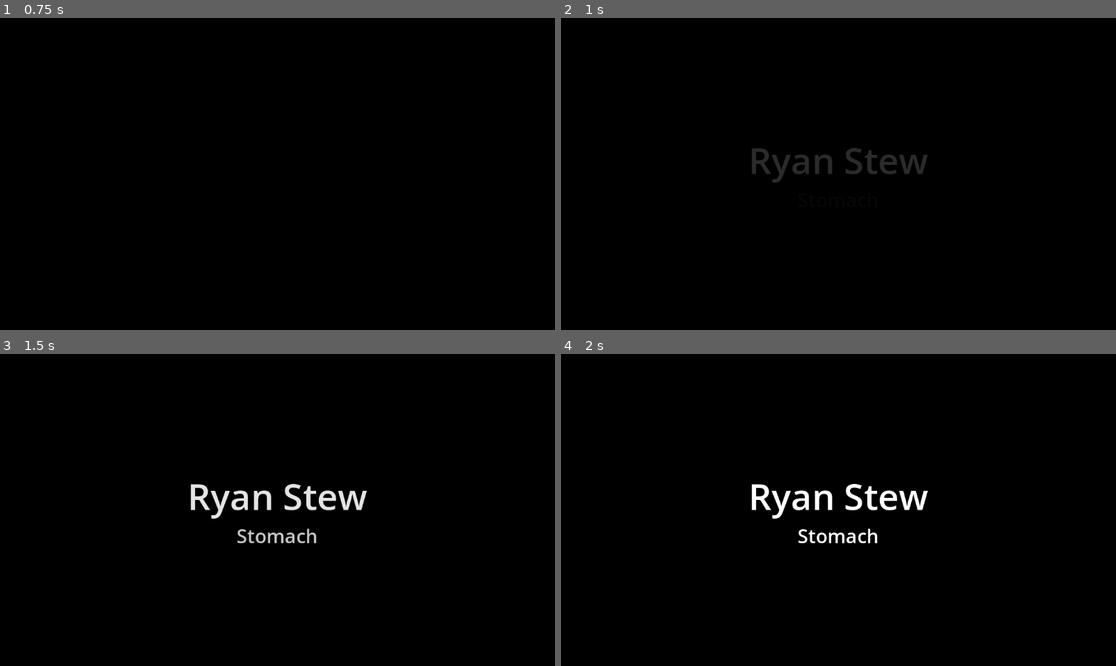
Above: before the commit, frames 1-4 (two rows, left to right).
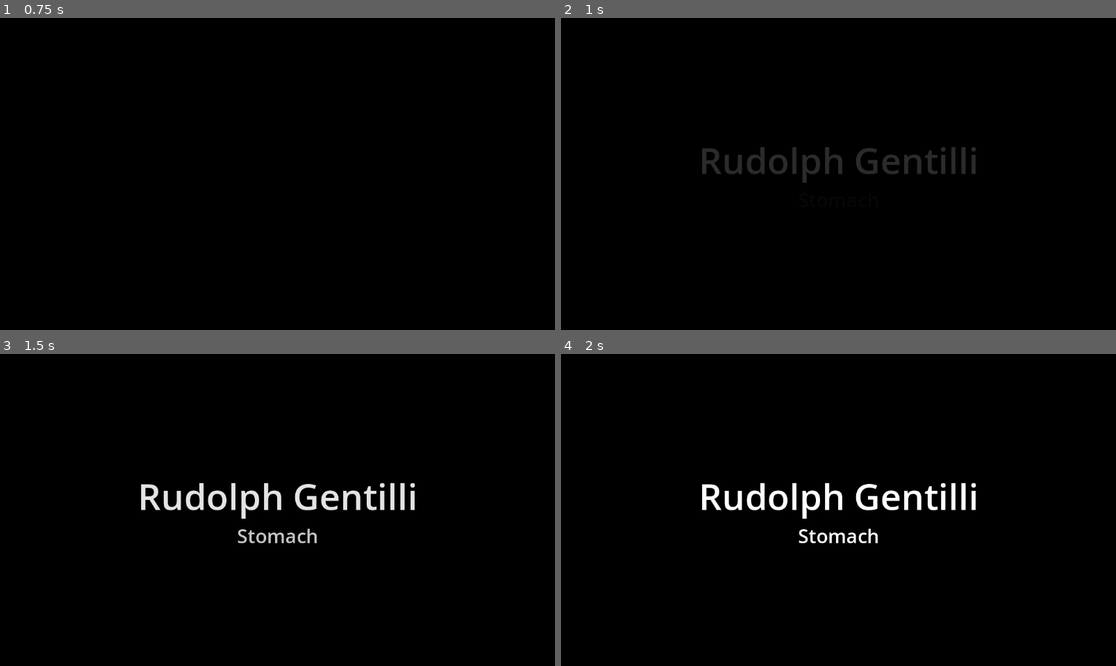
Above: after the commit, the same moments.

Repository: bgalerani94/godot-wild-jam-83
Game: Godot game, scene res://UI/Scenes/main_menu.tscn
Two runs of this game, one before a commit and one after it. Both use one fixed random seed, a clock stepped at 60 frames per second and the inputs below.
Inputs (mouse positions are in pixels of both pictures, inside the frame that each line leads up to):
- Up to frame 1 (0.75 s): click "Play Game" at 0.5 s
- Up to frame 2 (1 s): no input
- Up to frame 3 (1.5 s): tap Enter (ui_accept) at 1.25 s; move the mouse to (399, 494) at 1.27 s; press the mouse at (399, 494) at 1.28 s; hold D (move_right) from 1.28 s (still down)
- Up to frame 4 (2 s): keep holding D (move_right); tap Enter (ui_accept) at 1.52 s

Frame 1 is identical in both runs. In frame 2, 1.6% of the frame differs, in the area x 25-75%, y 41-53%; in frame 3, 2.2%; in frame 4, 2.2%, in the area x 25-75%, y 41-61%.

Commit message:
Update character_generator.gd

Diff:
--- a/Scripts/character_generator.gd
+++ b/Scripts/character_generator.gd
@@ -3,9 +3,9 @@
 # Organs for scene manager to load
 var organs : Array = ["Stomach", "Liver", "Lungs", "Heart", "Brain"]
 # List of first names for random generation
-var first_names : Array = ["John", "Maryanne","Ryan", "Adrian", "Bruno", "Allan", "Felipe", "Joanna", "Bob", "Joseph", "Chrystian", "Rudolph", "Matthias", "Juliane", "Boris"]
+var first_names : Array = ["John", "Maryanne","Ryan", "Adrian", "Bruno", "Allan", "Felipe", "Joanna", "Bob", "Joseph", "Chrystian", "Rudolph", "Matthias", "Juliane", "Boris", "Ademar", "Atenor", "Silvio"]
 #List of last names for random generation
-var last_names : Array = ["Smith", "Johnson", "Fini", "Brown", "Garcia", "Bigatto", "Williams", "Cremasco", "Galerani", "Spielberg", "Burnquist", "Gentilli", "Nollan", "Stew", "Fulfaro", "Thenorio"]
+var last_names : Array = ["Smith", "Johnson", "Fini", "Brown", "Garcia", "Bigatto", "Williams", "Cremasco", "Galerani", "Santos", "Spielberg", "Burnquist", "Gentilli", "Nollan", "Stew", "Fulfaro", "Thenorio"]
 
 var current_character : String = ""
 var current_first_name : String = ""
